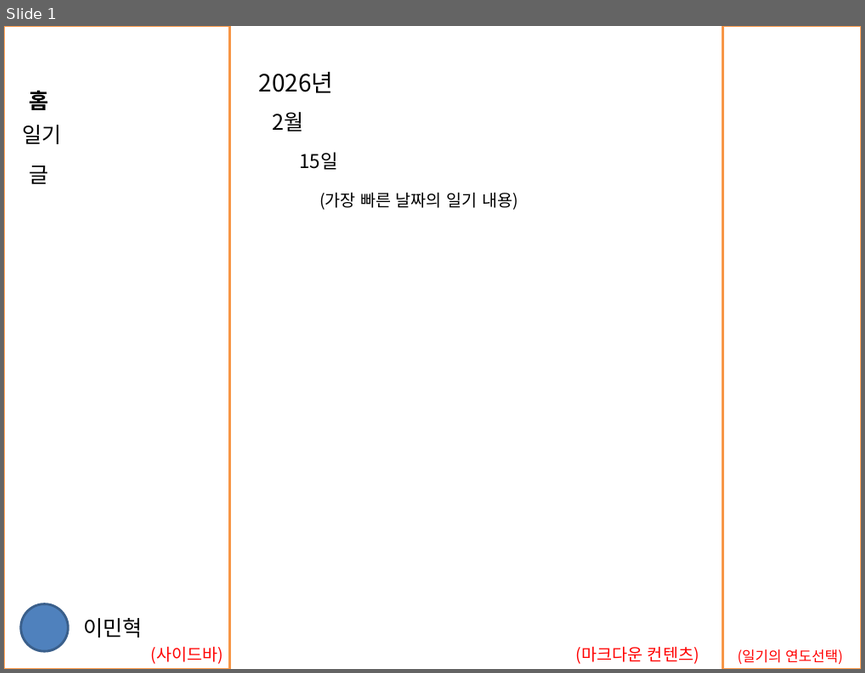
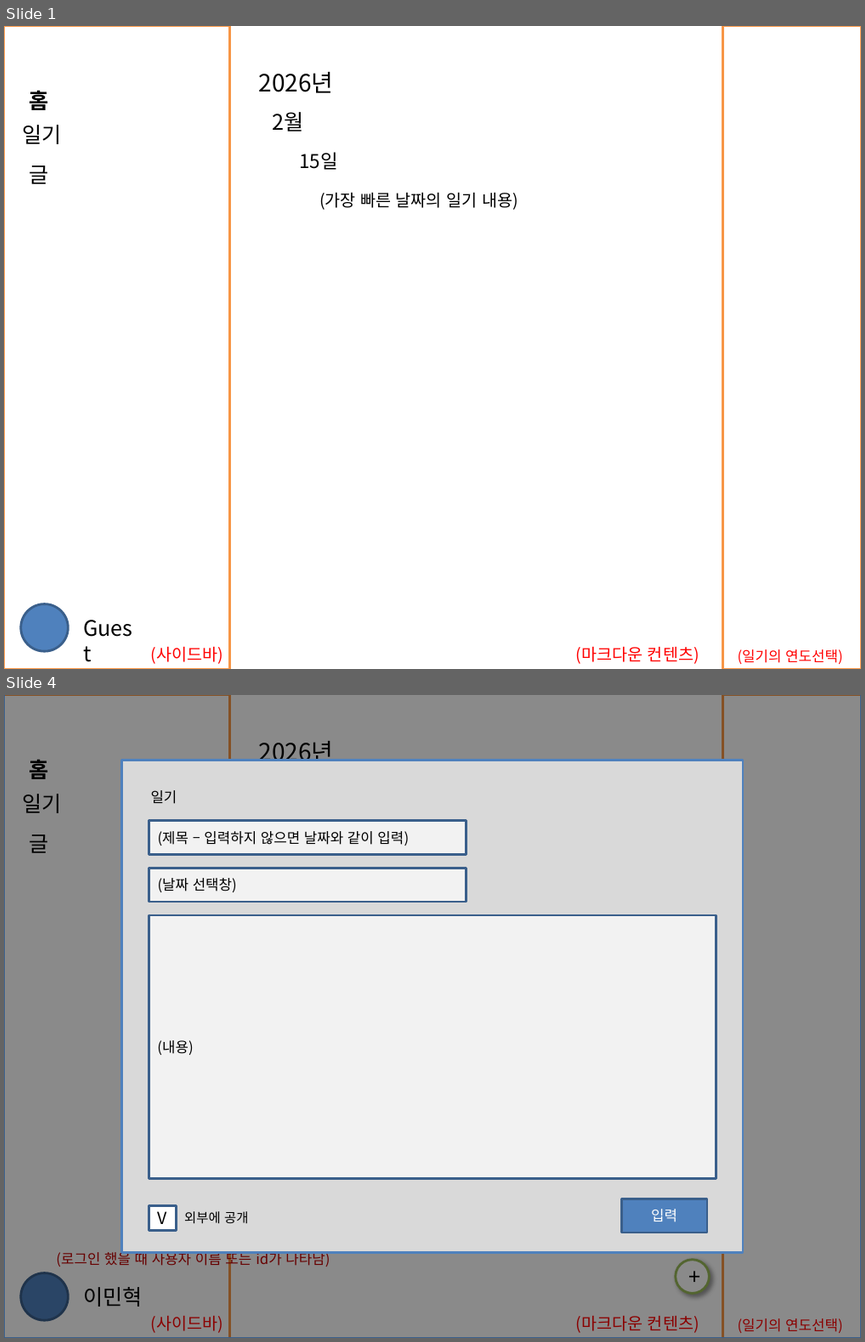
Before and after one commit to minhyeok/private-log, a slide deck: note/frontend_page_plan.pptx. Shown one above the other, each under a label of ours: slide 1 before the commit, slides 1 and 4 after it; the slides between them are not shown. The pictures are 865x673 and 865x1342 pixels, drawn with LibreOffice and Linux fonts; fonts in the diff are those of the drawing. Boxes give left, top, right and bottom in pixels: in the first picture for what was removed or moved away, otherwise in the second. Text is boxed around its words. In the diff, an @@ line names an element or a change of style, - is before the commit and + after.

```diff
--- a/note/frontend_page_plan.pptx
+++ b/note/frontend_page_plan.pptx
@@ slide 4 added at (x1=4, y1=695, x2=861, y2=1338), background #FFFFFF @@
@@ rectangle added at (x1=4, y1=695, x2=230, y2=1338), fill #FFFFFF, outline #F79646 2 pt @@
@@ rectangle added at (x1=4, y1=695, x2=861, y2=1338), fill #000000 at 46% opacity, outline #3A5F8C 2 pt @@
@@ rectangle added at (x1=723, y1=695, x2=861, y2=1338), fill #FFFFFF, outline #F79646 2 pt @@
@@ text added at (x1=259, y1=741, x2=334, y2=767), 20 pt, text #000000 @@
+2026년
@@ text added at (x1=30, y1=760, x2=49, y2=779), 18 pt, text #000000, bold @@
+홈
@@ rectangle added at (x1=122, y1=760, x2=743, y2=1253), fill #D9D9D9, outline #4F81BD 2 pt @@
@@ text added at (x1=23, y1=794, x2=62, y2=813), 18 pt, text #000000 @@
+일기
@@ text added at (x1=151, y1=790, x2=177, y2=804), 12 pt, text #000000 @@
+일기
@@ rectangle added at (x1=148, y1=821, x2=466, y2=854), fill #F2F2F2, outline #3A5F8C 2 pt, 12 pt, text #000000 @@
+(제목 – 입력하지 않으면 날짜와 같이 입력)
@@ text added at (x1=30, y1=834, x2=49, y2=853), 18 pt, text #000000 @@
+글
@@ rectangle added at (x1=148, y1=868, x2=466, y2=902), fill #F2F2F2, outline #3A5F8C 2 pt, 12 pt, text #000000 @@
+(날짜 선택창)
@@ rectangle added at (x1=148, y1=915, x2=715, y2=1179), fill #F2F2F2, outline #3A5F8C 2 pt, 12 pt, text #000000 @@
+(내용)
@@ rectangle added at (x1=621, y1=1199, x2=707, y2=1232), fill #4F81BD, outline #3A5F8C 2 pt, 12 pt, text #FFFFFF @@
+입력
@@ rectangle added at (x1=148, y1=1205, x2=176, y2=1230), fill #FFFFFF, outline #3A5F8C 2 pt, 14 pt, text #000000 @@
+V
@@ text added at (x1=184, y1=1211, x2=248, y2=1224), 11 pt, text #000000 @@
+외부에 공개
@@ text added at (x1=56, y1=1249, x2=330, y2=1268), 12 pt, text #C00000 @@
+(로그인 했을 때 사용자 이름 또는 id가 나타남)
@@ ellipse added at (x1=21, y1=1272, x2=69, y2=1320), fill #4F81BD, outline #3A5F8C 2 pt @@
@@ ellipse added at (x1=675, y1=1259, x2=709, y2=1293), fill #FFFFFF, outline #9BBB59 2 pt, 18 pt, text #000000 @@
++
@@ text added at (x1=83, y1=1287, x2=143, y2=1306), 18 pt, text #000000 @@
+이민혁
@@ text added at (x1=151, y1=1315, x2=224, y2=1333), 14 pt, text #FF0000 @@
+(사이드바)
@@ text added at (x1=576, y1=1315, x2=699, y2=1333), 14 pt, text #FF0000 @@
+(마크다운 컨텐츠)
@@ text added at (x1=738, y1=1318, x2=843, y2=1333), 12 pt, text #FF0000 @@
+(일기의 연도선택)
@@ slide 1 changed as well @@
@@ text at (x1=83, y1=618, x2=143, y2=637): text changed @@
-이민혁
+Guest
```
Also in this commit, not shown: 2 other slides changed, 2 other slides added, 5 other files.
